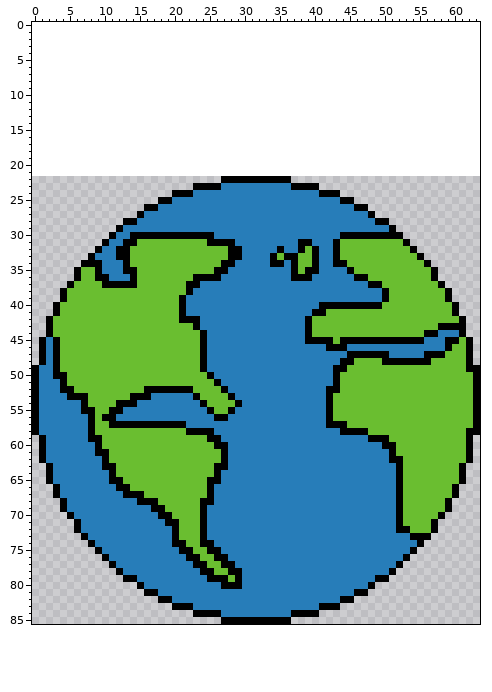
One commit to this pixel-art file: Earth.aseprite. Above is the file before it was changed.
64x64 pixels, 1 frame. The old version is drawn lined up with the new one, on the new canvas.
Once edited:
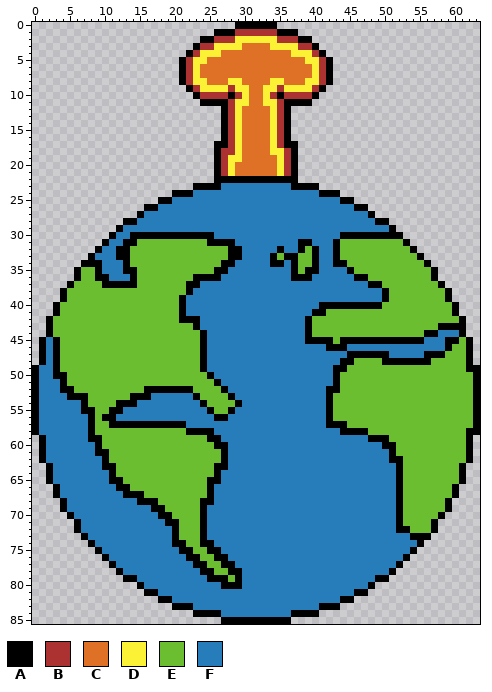
Palette (. is transparent): A #000000  B #ac3232  C #df7126  D #fbf236  E #6abe30  F #277db9
What changed:
canvas 64x64 -> 64x86, the old top-left corner now at 0,22
@@ x 19..44 @@
- 0 ..........................
- 1 ..........................
- 2 ..........................
- 3 ..........................
- 4 ..........................
- 5 ..........................
- 6 ..........................
- 7 ..........................
- 8 ..........................
- 9 ..........................
-10 ..........................
-11 ..........................
-12 ..........................
-13 ..........................
-14 ..........................
-15 ..........................
-16 ..........................
-17 ..........................
-18 ..........................
-19 ..........................
-20 ..........................
-21 ..........................
-22 ........AAAAAAAAAA........
+ 0 ..........AAAAAA..........
+ 1 .......AAABBBBBBAAA.......
+ 2 .....AABBBDDDDDDBBBAA.....
+ 3 ....ABBDDDDCCCCDDDDBBA....
+ 4 ...ABDDDCCCCCCCCCCDDDBA...
+ 5 ..ABDDCCCCCCCCCCCCCCDDBA..
+ 6 ..ABDCCCCCCCCCCCCCCCCDBA..
+ 7 ..ABDCCCCCCCCCCCCCCCCDBA..
+ 8 ..ABDDCCCDDCCCCDDCCCDDBA..
+ 9 ...ABDDDDBDDCCDDBDDDDBA...
+10 ....ABBBBABDCCDBABBBBA....
+11 .....AAAABDDCCDDBAAAA.....
+12 ........ABDCCCCDBA........
+13 ........ABDCCCCDBA........
+14 ........ABDCCCCDBA........
+15 ........ABDCCCCDBA........
+16 ........ABDCCCCDBA........
+17 .......AABDCCCCDBAA.......
+18 .......ABBDCCCCDDBA.......
+19 .......ABDDCCCCCDBA.......
+20 .......ABDCCCCCCDBA.......
+21 .......ABDCCCCCCDBA.......
+22 .......AAAAAAAAAAAA.......
 23 ....AAAAFFFFFFFFFFAAAA....
